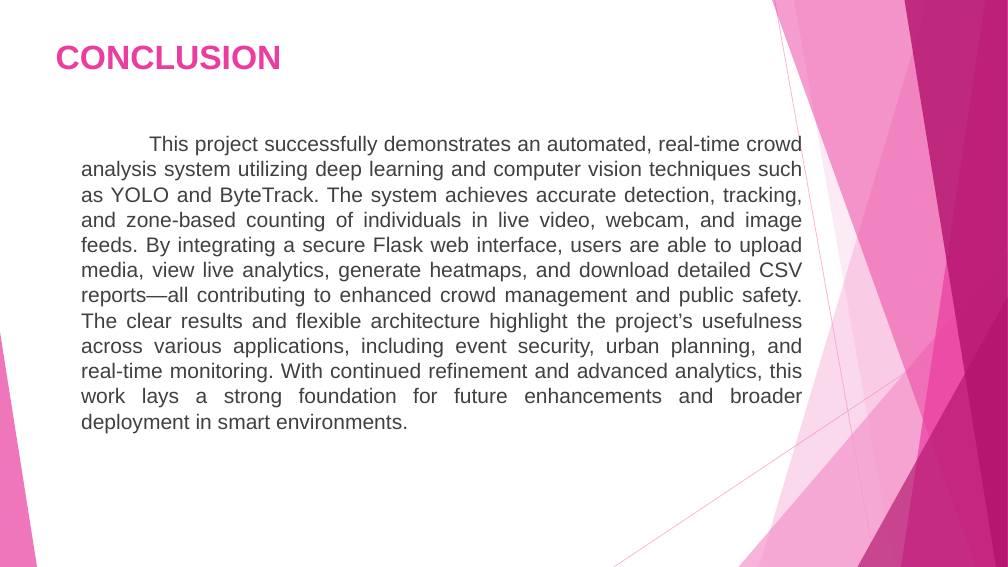
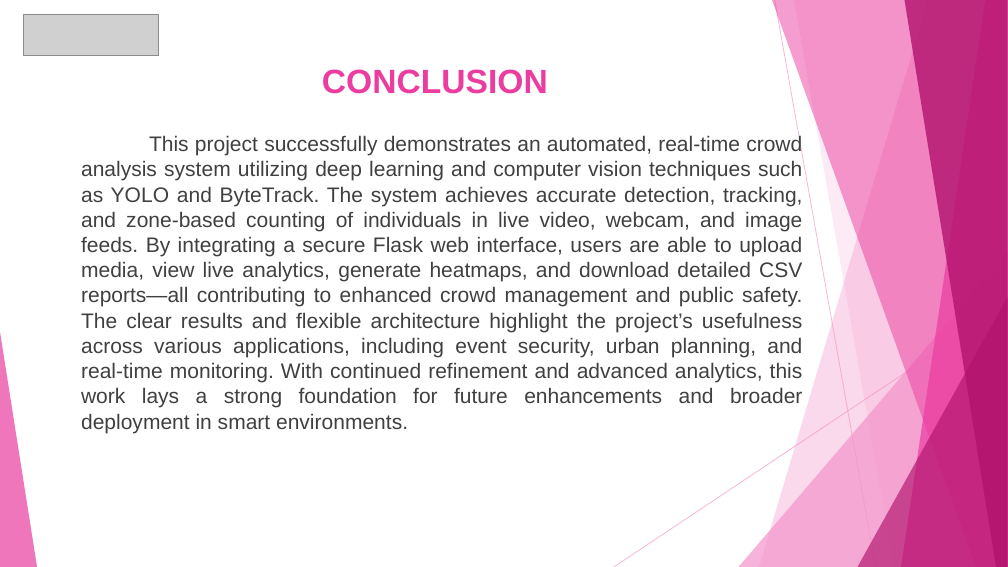
Before and after one commit to ShantaAngadageri/Infosys_Crowdcount_October2025_Shanta_Angadageri, a slide deck: slide 16 of crowd_count_ppt (2).pptx (slide 17 before the commit). Drawn at 1008x567 pixels with LibreOffice and Linux fonts; fonts in the diff are those of the drawing; grey boxes stand for pictures. Boxes give left, top, right and bottom in pixels: in the first picture for what was removed or moved away, otherwise in the second. Text is boxed around its words. In the diff, an @@ line names an element or a change of style, - is before the commit and + after.

```diff
--- a/crowd_count_ppt (2).pptx
+++ b/crowd_count_ppt (2).pptx
@@ picture added at (23, 14, 159, 55) @@
@@ title "CONCLUSION": place and size @@
-title "CONCLUSION" at (56, 45, 282, 70)
+title "CONCLUSION" at (322, 69, 548, 94)
@@ title "CONCLUSION" at (322, 69, 548, 94): alignment left to centre @@
```
Also in this commit, not shown: 16 other slides changed, 1 slide removed, 1 other file.
